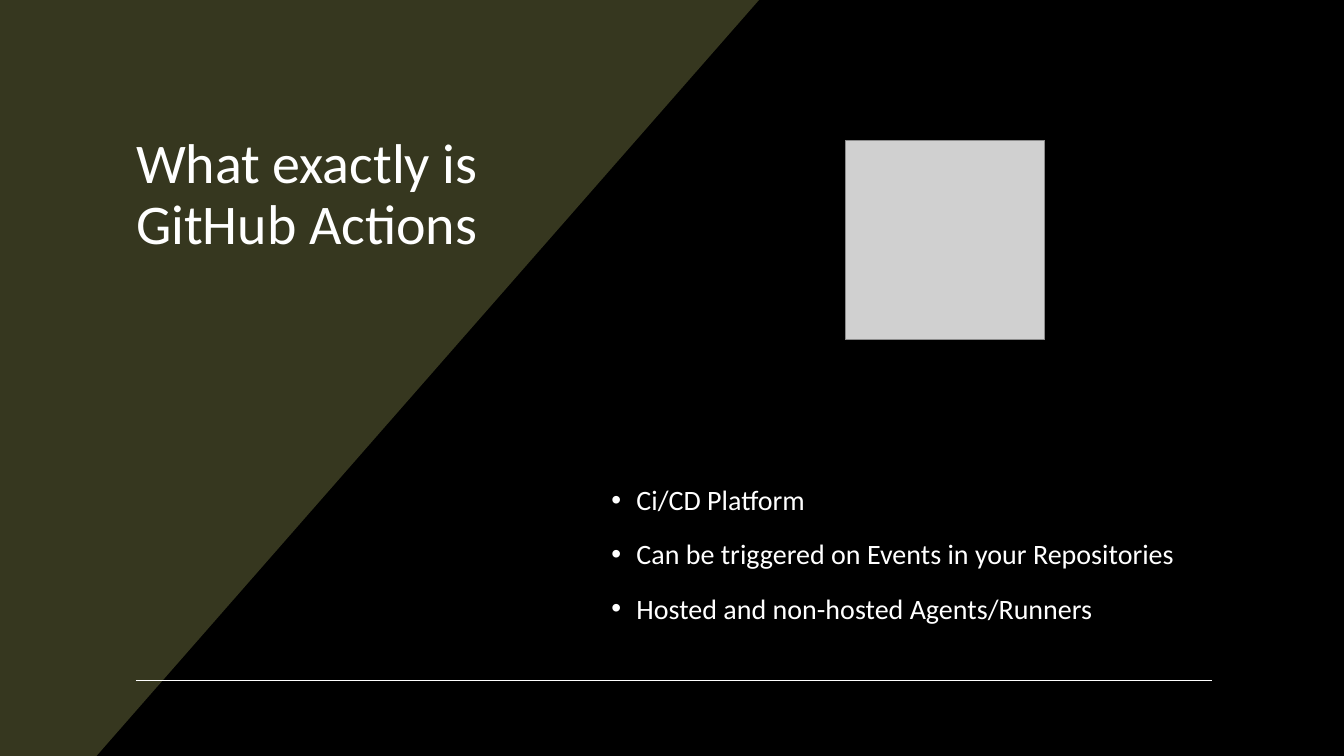
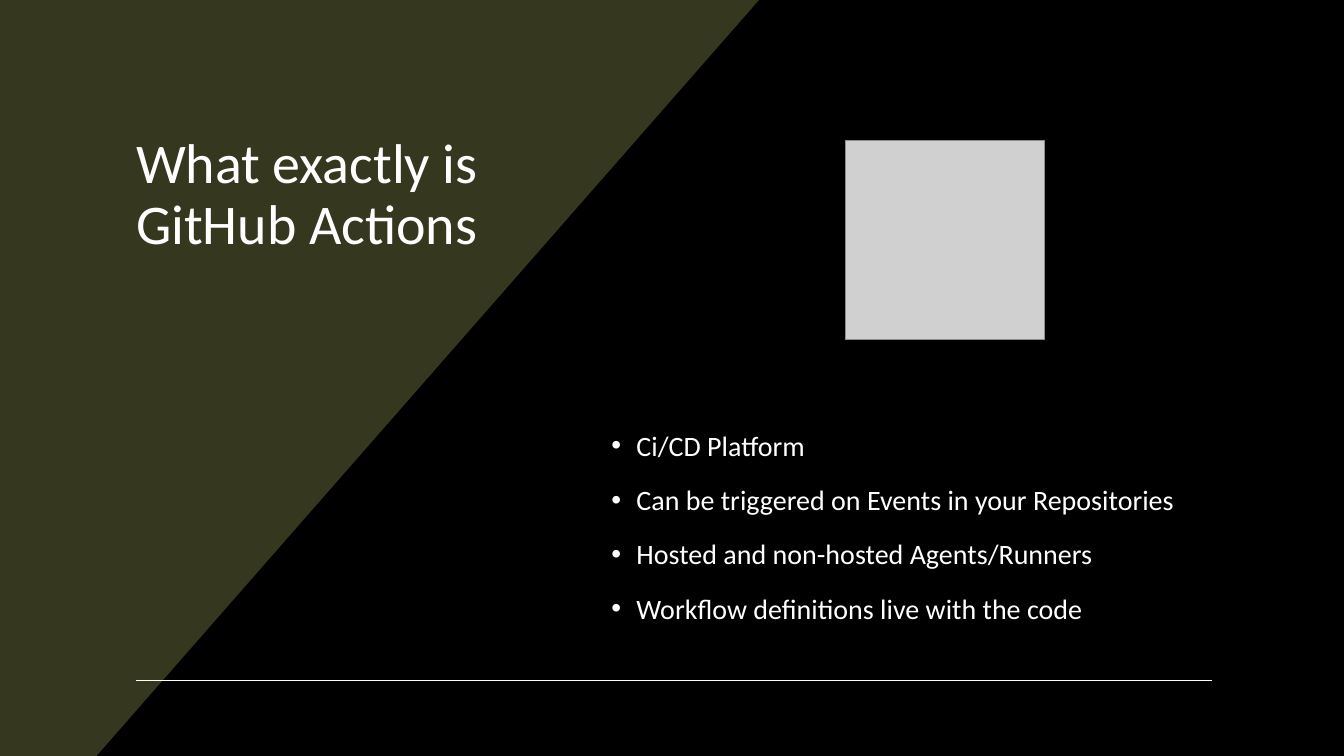
Before and after one commit to pulcher/github-actions-getting-started, a slide deck: slide 3 of getting-started-with-github-actions.pptx. Drawn at 1344x756 pixels with LibreOffice and Linux fonts; fonts in the diff are those of the drawing; grey boxes stand for pictures. Boxes give left, top, right and bottom in pixels: in the first picture for what was removed or moved away, otherwise in the second. Text is boxed around its words. In the diff, an @@ line names an element or a change of style, - is before the commit and + after.

```diff
--- a/getting-started-with-github-actions.pptx
+++ b/getting-started-with-github-actions.pptx
@@ text at <box>636,599,1082,620</box>: paragraph added @@
+• Workflow definitions live with the code
```
Also in this commit, not shown: 2 other slides changed.
